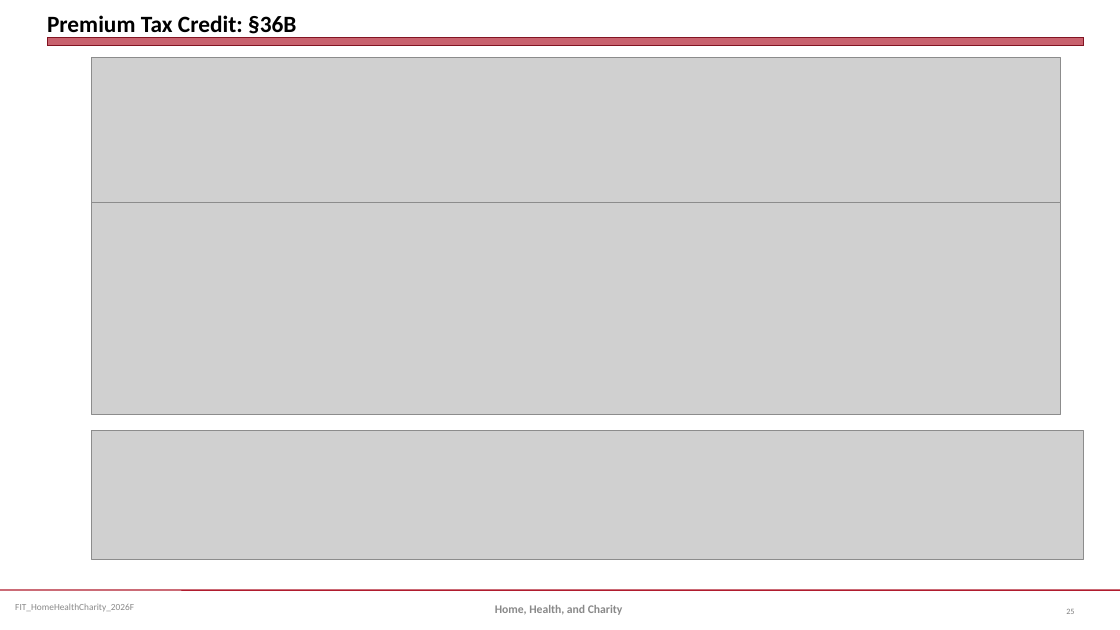
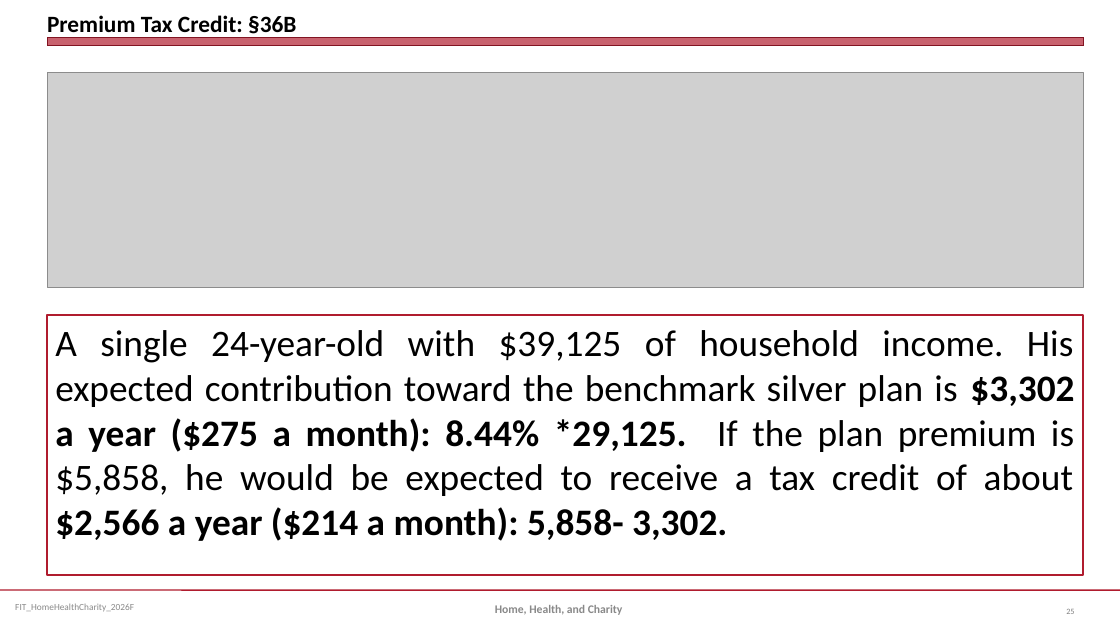
Before and after one commit to jmc877/Fed-Income-Tax, a slide deck: slide 25 of slides/FIT_HomeHealthCharity_2026F.pptx. Drawn at 1120x630 pixels with LibreOffice and Linux fonts; fonts in the diff are those of the drawing; grey boxes stand for pictures; background and template pictures are left out. Boxes give left, top, right and bottom in pixels: in the first picture for what was removed or moved away, otherwise in the second. Text is boxed around its words. In the diff, an @@ line names an element or a change of style, - is before the commit and + after.

```diff
--- a/slides/FIT_HomeHealthCharity_2026F.pptx
+++ b/slides/FIT_HomeHealthCharity_2026F.pptx
@@ picture: place and size @@
-picture at bbox=[92, 57, 1061, 202]
+picture at bbox=[47, 72, 1083, 287]
@@ picture removed at bbox=[92, 202, 1061, 414] @@
@@ rectangle added at bbox=[47, 315, 1083, 576], outline #B01C2E 1.25 pt, 32 pt, text #000000 @@
+A single 24-year-old with $39,125 of household income. His expected contribution toward the benchmark silver plan is $3,302 a year ($275 a month): 8.44% *29,125. If the plan premium is $5,858, he would be expected to receive a tax credit of about $2,566 a year ($214 a month): 5,858- 3,302.
@@ picture removed at bbox=[92, 431, 1083, 560] @@
```
Also in this commit, not shown: 1 other slide changed.
